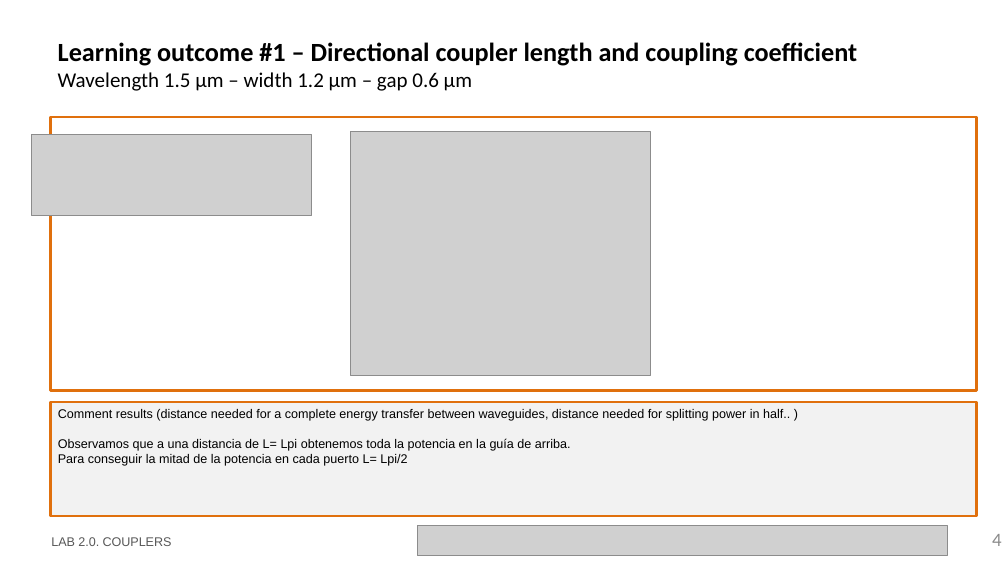
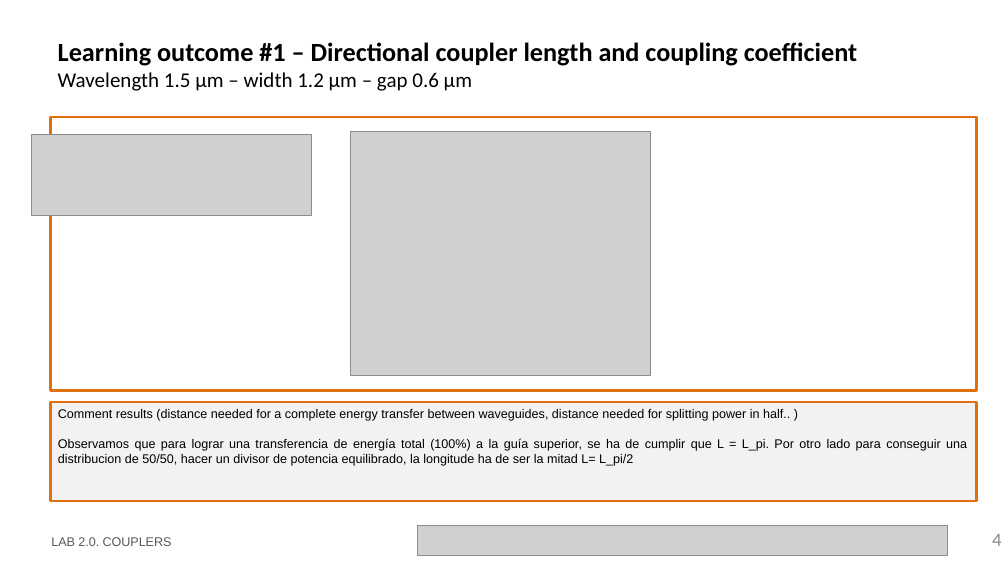
Before and after one commit to nmargar4/pic-upv-lab2, a slide deck: slide 4 of LabBook_20_Nadia.pptx. Drawn at 1008x567 pixels with LibreOffice and Linux fonts; fonts in the diff are those of the drawing; grey boxes stand for pictures; background and template pictures are left out. Boxes give left, top, right and bottom in pixels: in the first picture for what was removed or moved away, otherwise in the second. Text is boxed around its words. In the diff, an @@ line names an element or a change of style, - is before the commit and + after.

```diff
--- a/LabBook_20_Nadia.pptx
+++ b/LabBook_20_Nadia.pptx
@@ rectangle "Comment results (distance needed for ...": place and size @@
-rectangle "Comment results (distance needed for ..." at bbox=[51, 402, 977, 516]
+rectangle "Comment results (distance needed for ..." at bbox=[51, 402, 977, 501]
@@ text in rectangle at bbox=[58, 438, 967, 466]: text changed @@
-Observamos que a una distancia de L= Lpi obtenemos toda la potencia en la guía de arriba.
-Para conseguir la mitad de la potencia en cada puerto L= Lpi/2
+Observamos que para lograr una transferencia de energía total (100%) a la guía superior, se ha de cumplir que L = L_pi. Por otro lado para conseguir una distribucion de 50/50, hacer un divisor de potencia equilibrado, la longitude ha de ser la mitad L= L_pi/2
```
Also in this commit, not shown: 2 other slides changed, 1 other file.
